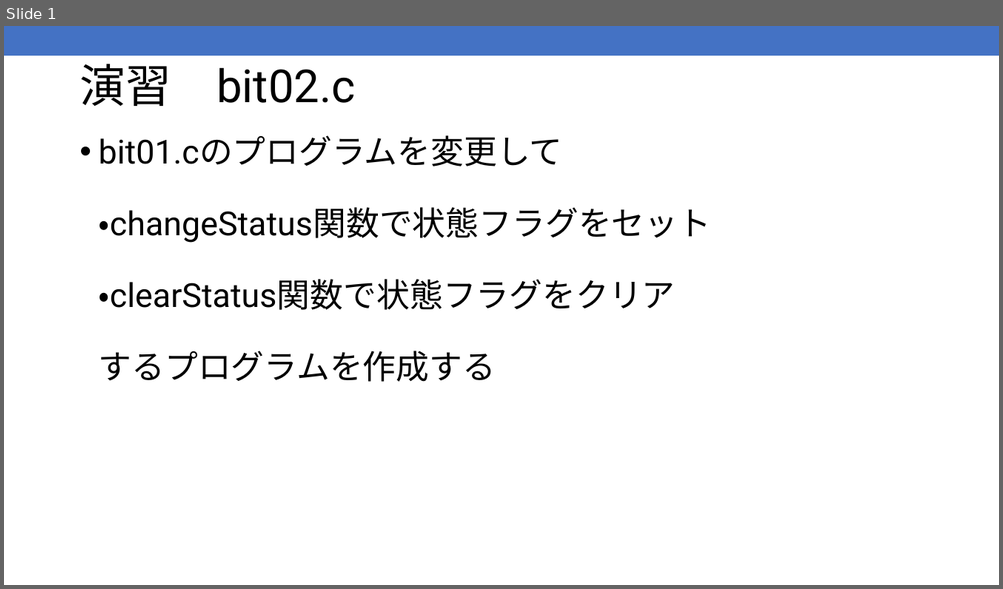
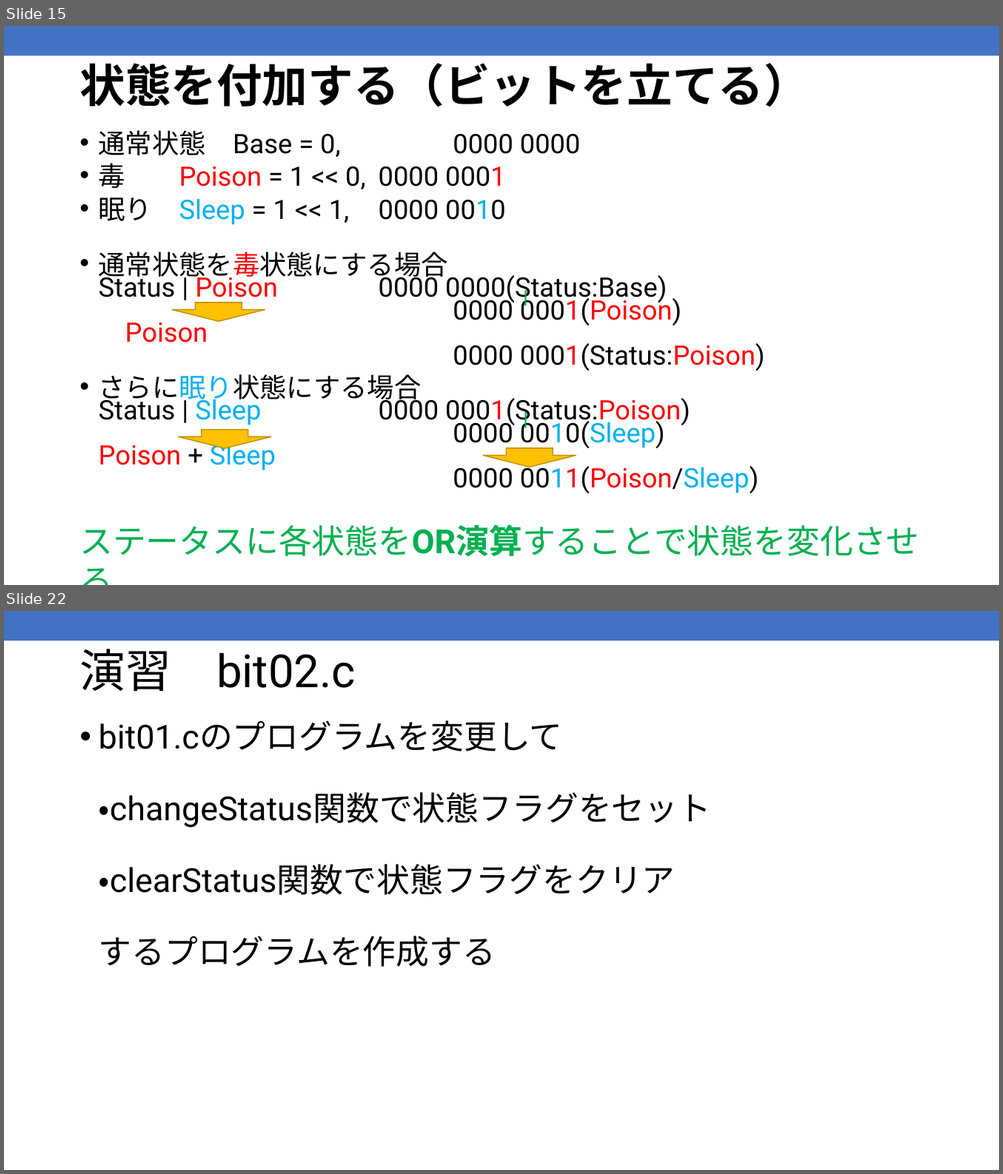
Before and after one commit to kic-murata/cpp2025, a slide deck: 授業資料/演習問題：ビット処理2025案.pptx. Shown one above the other, each under a label of ours: slide 1 before the commit, slides 15 and 22 after it; the slides between them are not shown. The pictures are 1003x589 and 1003x1174 pixels, drawn with LibreOffice and Linux fonts; fonts in the diff are those of the drawing. Boxes give left, top, right and bottom in pixels: in the first picture for what was removed or moved away, otherwise in the second. Text is boxed around its words. In the diff, an @@ line names an element or a change of style, - is before the commit and + after.

```diff
--- a/授業資料/演習問題：ビット処理2025案.pptx
+++ b/授業資料/演習問題：ビット処理2025案.pptx
@@ slide 15 added at box(4, 26, 999, 585), background #FFFFFF; not listed: 1 template element that a slide beside it also shows @@
@@ title added at box(79, 63, 808, 107), 44 pt, text #000000, bold @@
+状態を付加する（ビットを立てる）
@@ text added at box(99, 130, 765, 494), 25.9 pt, text #000000 @@
+• 通常状態 Base = 0, 0000 0000
+• 毒 Poison = 1 << 0, 0000 0001
+• 眠り Sleep = 1 << 1, 0000 0010
+• 通常状態を毒状態にする場合
+  Status | Poison 0000 0000(Status:Base)
+  0000 0001(Poison)
+  Poison
+  0000 0001(Status:Poison)
+• さらに眠り状態にする場合
+  Status | Sleep 0000 0001(Status:Poison)
+  0000 0010(Sleep)
+  Poison + Sleep
+  0000 0011(Poison/Sleep)
@@ text added at box(516, 282, 543, 312), 18 pt, text #00B050, bold @@
+|
@@ down arrow added at box(172, 303, 265, 321), fill #FFC000, outline #BD8E00 1 pt @@
@@ text added at box(516, 403, 543, 434), 18 pt, text #00B050, bold @@
+|
@@ down arrow added at box(178, 429, 271, 449), fill #FFC000, outline #BD8E00 1 pt @@
@@ down arrow added at box(483, 449, 576, 467), fill #FFC000, outline #BD8E00 1 pt @@
@@ text added at box(79, 525, 919, 557), 32 pt, text #00B050 @@
+ステータスに各状態をOR演算することで状態を変化させる
@@ what was slide 1 is now slide 22 @@
```
Also in this commit, not shown: 1 slide changed, 20 other slides added, 2 other files.
